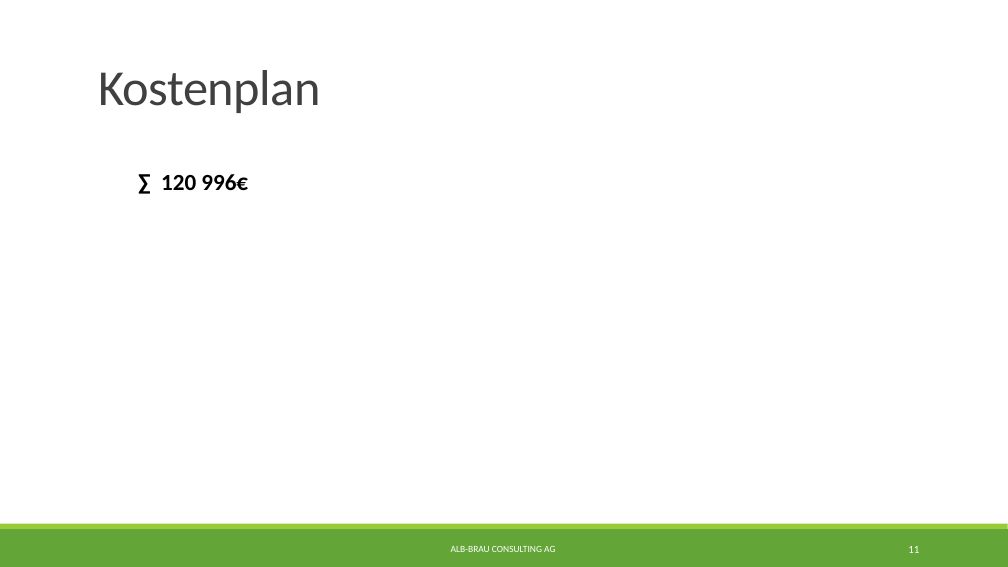
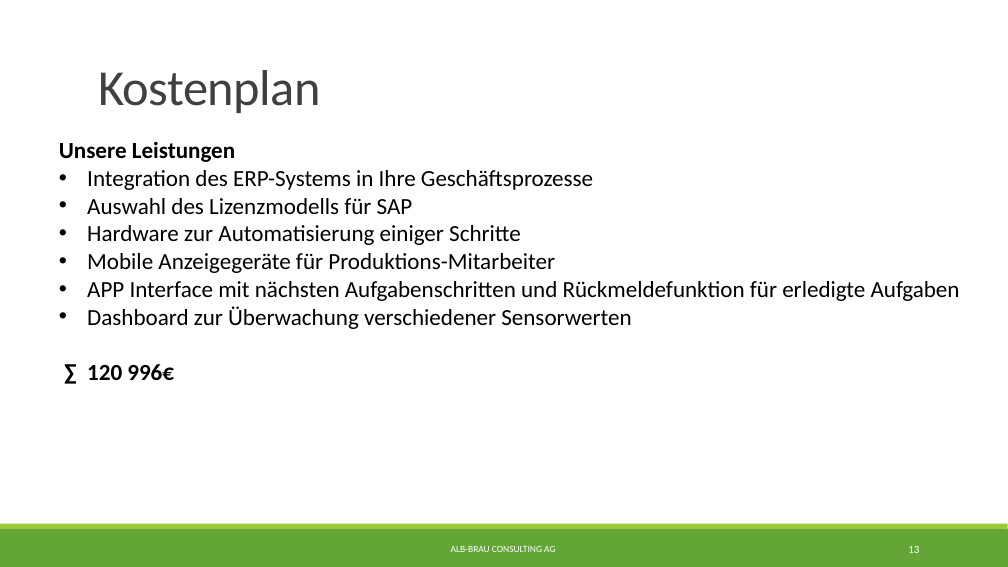
Before and after one commit to albae3333/DigitaleFabrik, a slide deck: slide 13 of Präsentation/Präsentation.pptx (slide 11 before the commit). Drawn at 1008x567 pixels with LibreOffice and Linux fonts; fonts in the diff are those of the drawing. Boxes give left, top, right and bottom in pixels: in the first picture for what was removed or moved away, otherwise in the second. Text is boxed around its words. In the diff, an @@ line names an element or a change of style, - is before the commit and + after.

```diff
--- a/Präsentation/Präsentation.pptx
+++ b/Präsentation/Präsentation.pptx
@@ text "Unsere Leistungen": place and size @@
-text "Unsere Leistungen" at bbox=[161, 174, 248, 190]
+text "Unsere Leistungen" at bbox=[59, 142, 960, 380]
@@ text at bbox=[59, 142, 960, 329]: paragraphs added @@
+Unsere Leistungen
+• Integration des ERP-Systems in Ihre Geschäftsprozesse
+• Auswahl des Lizenzmodells für SAP
+• Hardware zur Automatisierung einiger Schritte
+• Mobile Anzeigegeräte für Produktions-Mitarbeiter
+• APP Interface mit nächsten Aufgabenschritten und Rückmeldefunktion für erledigte Aufgaben
+• Dashboard zur Überwachung verschiedener Sensorwerten
@@ text at bbox=[87, 364, 174, 380]: alignment centre to left @@
@@ page number at bbox=[908, 546, 919, 553]: text changed @@
-11
+13
```
Also in this commit, not shown: 7 other slides changed, 2 slides added, 1 other file.
